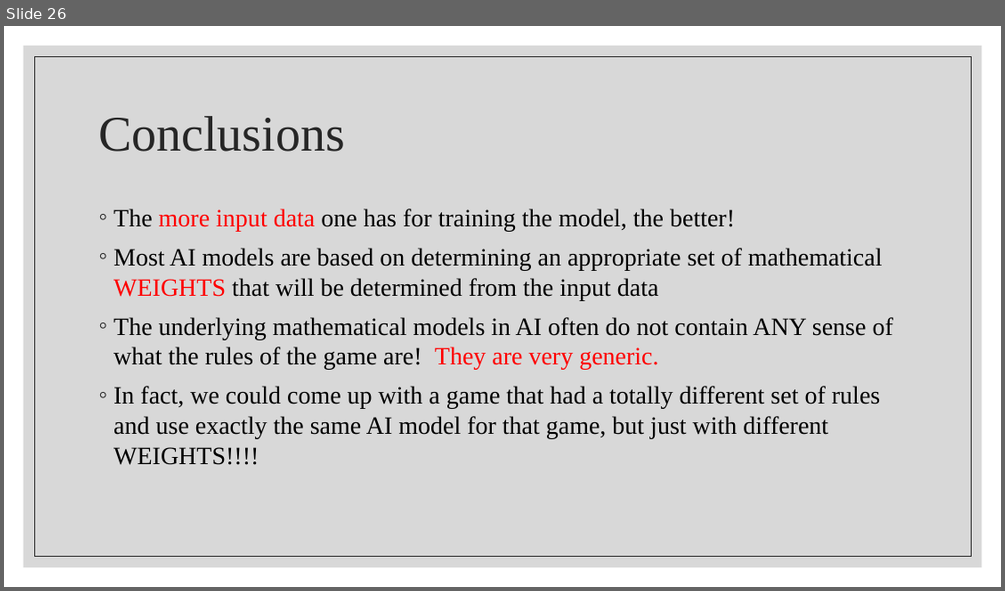
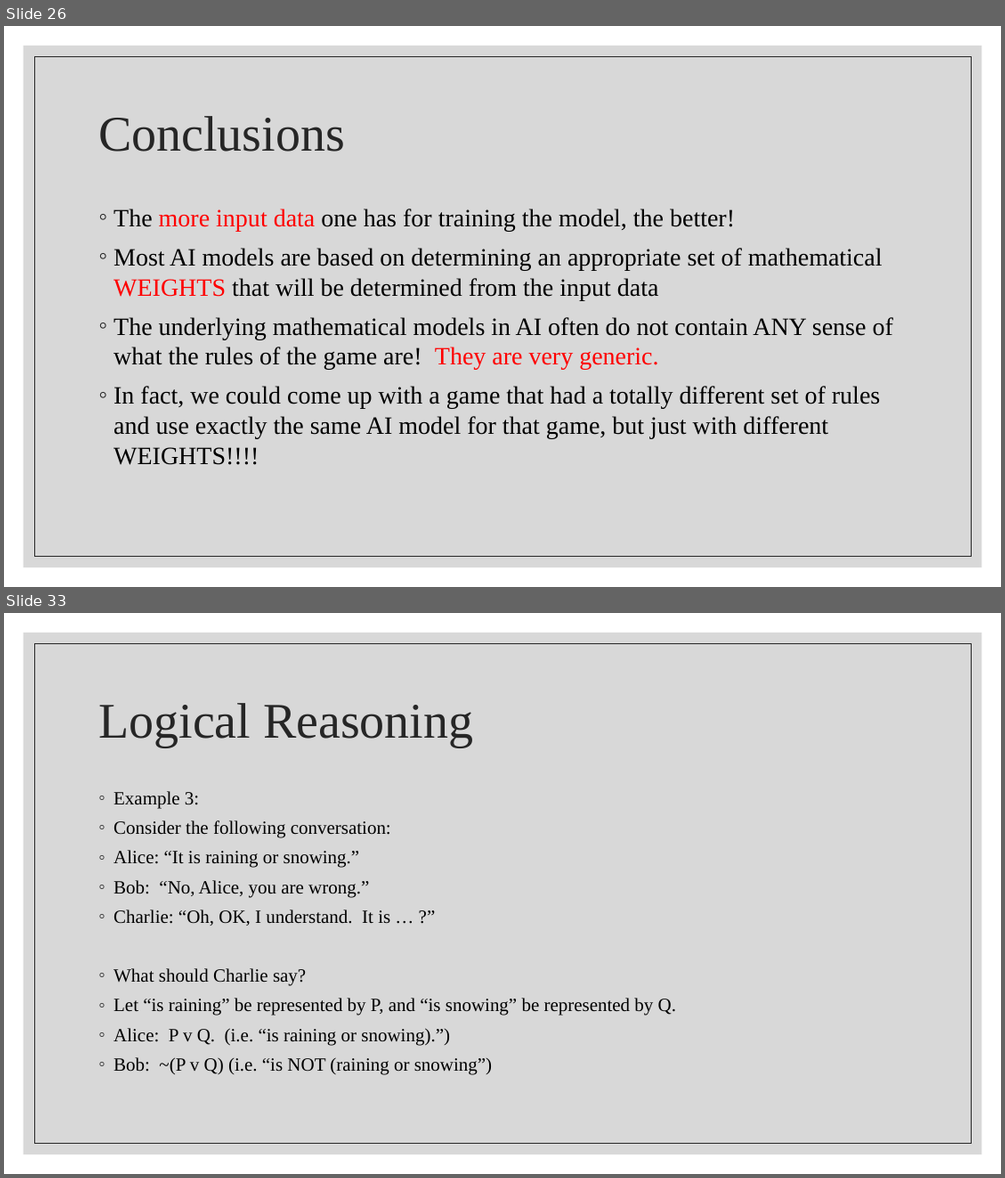
Before and after one commit to wutmeownow/phys441, a slide deck: JupyterNotebooks/LLS/Lecture3.pptx. Shown one above the other, each under a label of ours: slide 26 before the commit, slides 26 and 33 after it; the slides between them are not shown. The pictures are 1005x591 and 1005x1178 pixels, drawn with LibreOffice and Linux fonts; fonts in the diff are those of the drawing. Boxes give left, top, right and bottom in pixels: in the first picture for what was removed or moved away, otherwise in the second. Text is boxed around its words. In the diff, an @@ line names an element or a change of style, - is before the commit and + after.

```diff
--- a/JupyterNotebooks/LLS/Lecture3.pptx
+++ b/JupyterNotebooks/LLS/Lecture3.pptx
@@ slide 33 added at (4,613,1001,1174), background #FFFFFF; not listed: 2 template elements that a slide beside it also shows @@
@@ title added at (98,703,473,747), 48 pt, text #262626 @@
+Logical Reasoning
@@ text added at (113,791,676,1075), 18 pt, text #000000 @@
+◦ Example 3:
+◦ Consider the following conversation:
+◦ Alice: “It is raining or snowing.”
+◦ Bob: “No, Alice, you are wrong.”
+◦ Charlie: “Oh, OK, I understand. It is … ?”
+◦ What should Charlie say?
+◦ Let “is raining” be represented by P, and “is snowing” be represented by Q.
+◦ Alice: P v Q. (i.e. “is raining or snowing).”)
+◦ Bob: ~(P v Q) (i.e. “is NOT (raining or snowing”)
```
Also in this commit, not shown: 7 other slides added, 1 other file.
